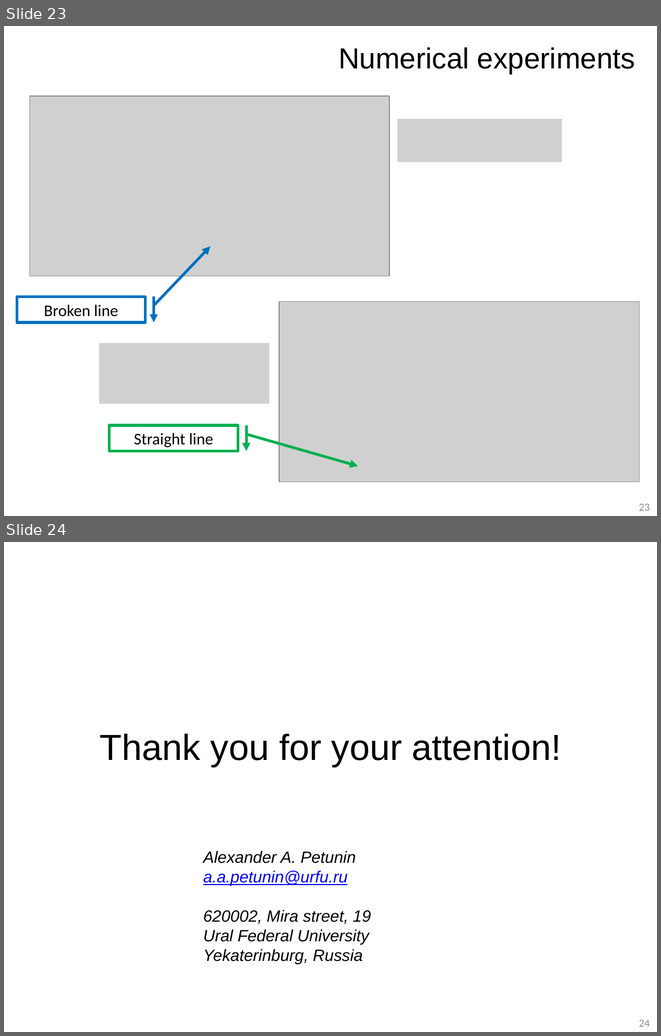
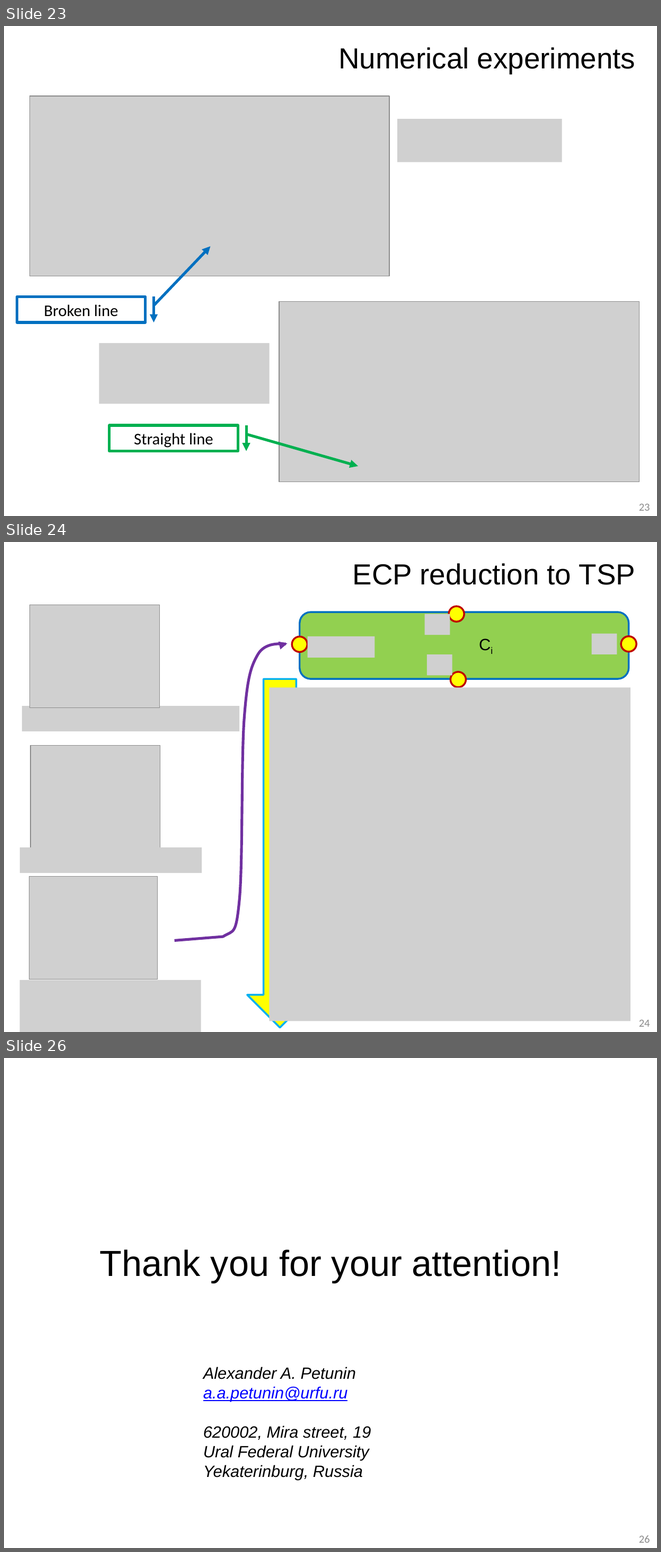
Before and after one commit to ukoloff/LaTeX, a slide deck: 2018/petrovac.pptx. Shown one above the other, each under a label of ours: slides 23 and 24 before the commit, slides 23, 24 and 26 after it; the slides between them are not shown. The pictures are 661x1036 and 661x1552 pixels, drawn with LibreOffice and Linux fonts; fonts in the diff are those of the drawing; grey boxes stand for pictures; background and template pictures are left out. Boxes give left, top, right and bottom in pixels: in the first picture for what was removed or moved away, otherwise in the second. Text is boxed around its words. In the diff, an @@ line names an element or a change of style, - is before the commit and + after.

```diff
--- a/2018/petrovac.pptx
+++ b/2018/petrovac.pptx
@@ slide 24 added at <box>4,542,657,1032</box>, background #FFFFFF @@
@@ text added at <box>353,563,635,585</box>, 32 pt, text #000000 @@
+ECP reduction to TSP
@@ picture added at <box>29,605,159,707</box> @@
@@ rounded rectangle added at <box>300,612,629,678</box>, fill #92D050, outline #0070C0 2 pt @@
@@ picture added at <box>424,614,450,635</box> @@
@@ ellipse added at <box>449,606,465,622</box>, fill #FFFF00, outline #C00000 2 pt @@
@@ ellipse added at <box>292,637,308,652</box>, fill #FFFF00, outline #C00000 2 pt @@
@@ picture added at <box>308,636,375,658</box> @@
@@ text added at <box>472,631,500,657</box>, 18 pt, text #000000 @@
+Ci
@@ picture added at <box>592,633,617,654</box> @@
@@ ellipse added at <box>621,636,637,652</box>, fill #FFFF00, outline #C00000 2 pt @@
@@ freeform shape added at <box>175,643,290,941</box>, outline #7030A0 3 pt @@
@@ picture added at <box>427,654,452,675</box> @@
@@ down arrow added at <box>247,679,312,1028</box>, fill #FFFF00, outline #00B0F0 2 pt @@
@@ ellipse added at <box>451,672,466,688</box>, fill #FFFF00, outline #C00000 2 pt @@
@@ picture added at <box>269,688,630,1021</box> @@
@@ picture added at <box>22,706,240,731</box> @@
@@ picture added at <box>31,745,160,848</box> @@
@@ picture added at <box>20,847,202,872</box> @@
@@ picture added at <box>29,876,158,979</box> @@
@@ picture added at <box>20,979,201,1032</box> @@
@@ page number added at <box>639,1020,650,1026</box>, 12 pt, text #8C8C8C @@
+24
@@ what was slide 24 is now slide 26 @@
@@ page number at <box>639,1535,650,1542</box>: text changed @@
-24
+26
```
Also in this commit, not shown: 5 slides changed, 1 other slide added.
